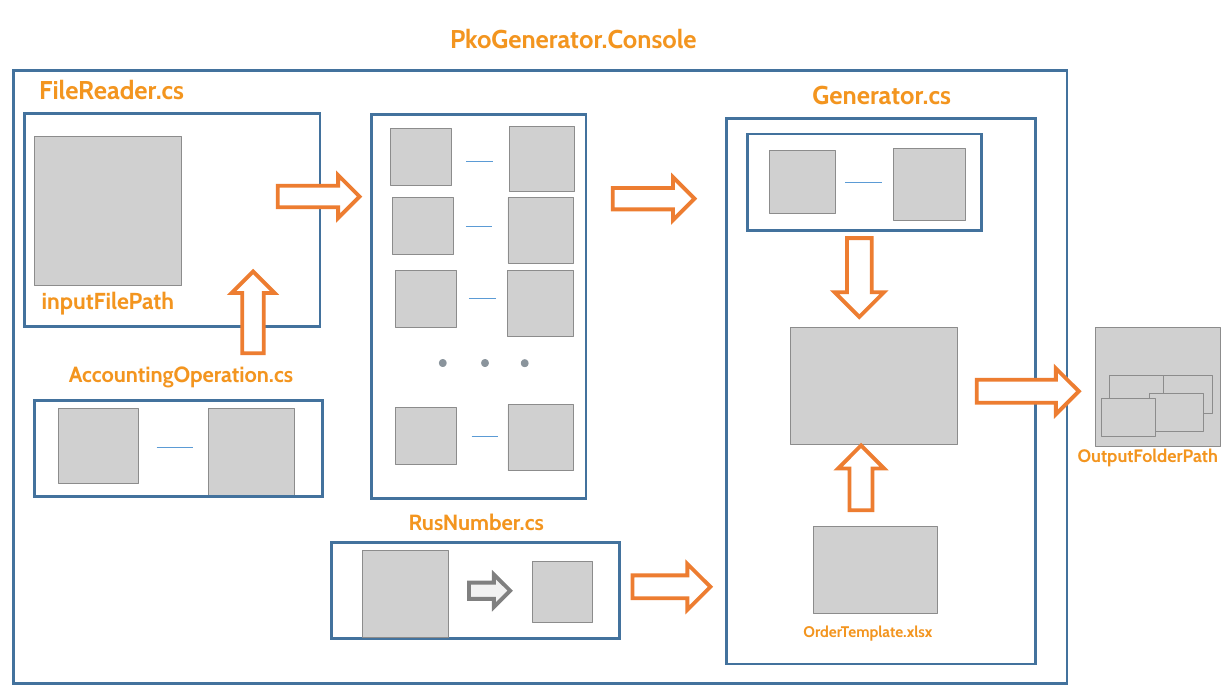
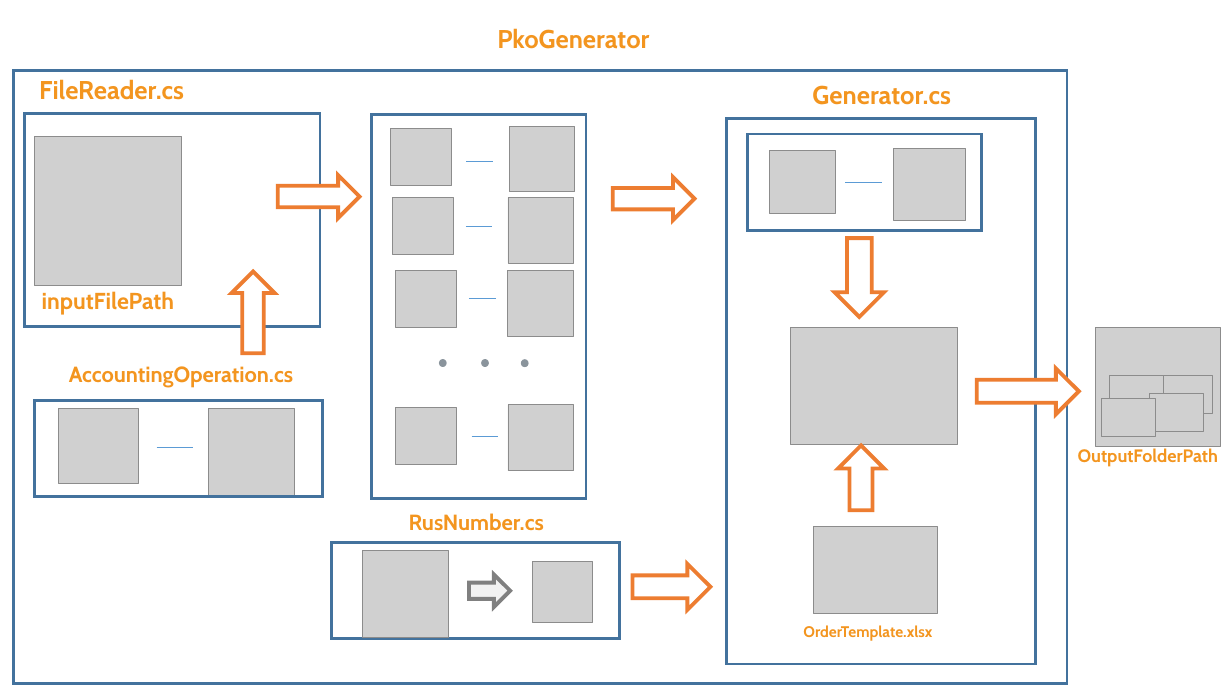
Before and after one commit to Kiryanas/PkoGenerator, a slide deck: slide 7 of PkoGenerator.Tests/doc/Защита проекта PkoGenerator.PPTX. Drawn at 1232x693 pixels with LibreOffice and Linux fonts; fonts in the diff are those of the drawing; grey boxes stand for pictures. Boxes give left, top, right and bottom in pixels: in the first picture for what was removed or moved away, otherwise in the second. Text is boxed around its words. In the diff, an @@ line names an element or a change of style, - is before the commit and + after.

```diff
--- a/PkoGenerator.Tests/doc/Защита проекта PkoGenerator.PPTX
+++ b/PkoGenerator.Tests/doc/Защита проекта PkoGenerator.PPTX
@@ text at (x1=497, y1=28, x2=649, y2=49): text changed @@
-PkoGenerator.Console
+PkoGenerator
```
Also in this commit, not shown: 3 other slides changed.
